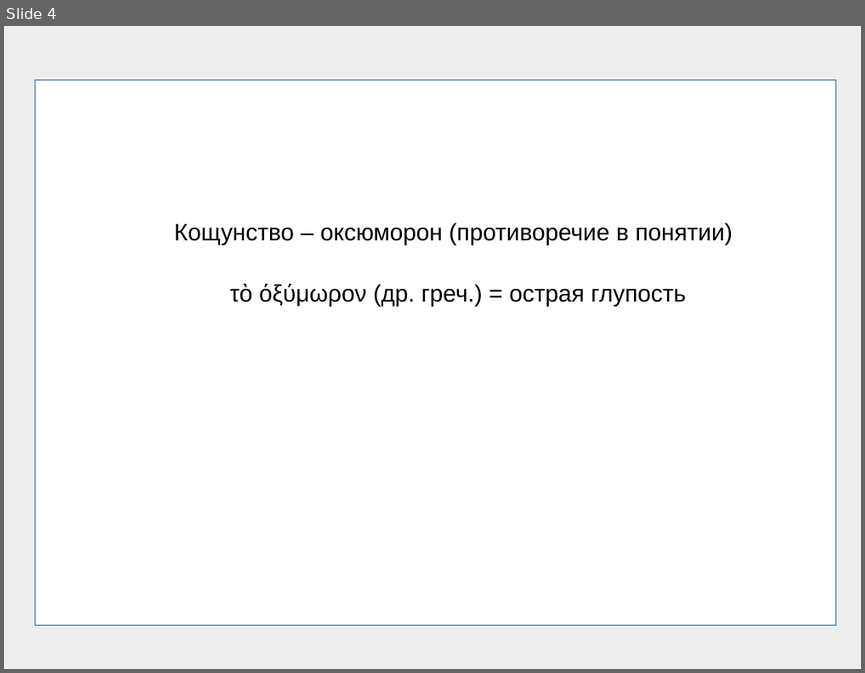
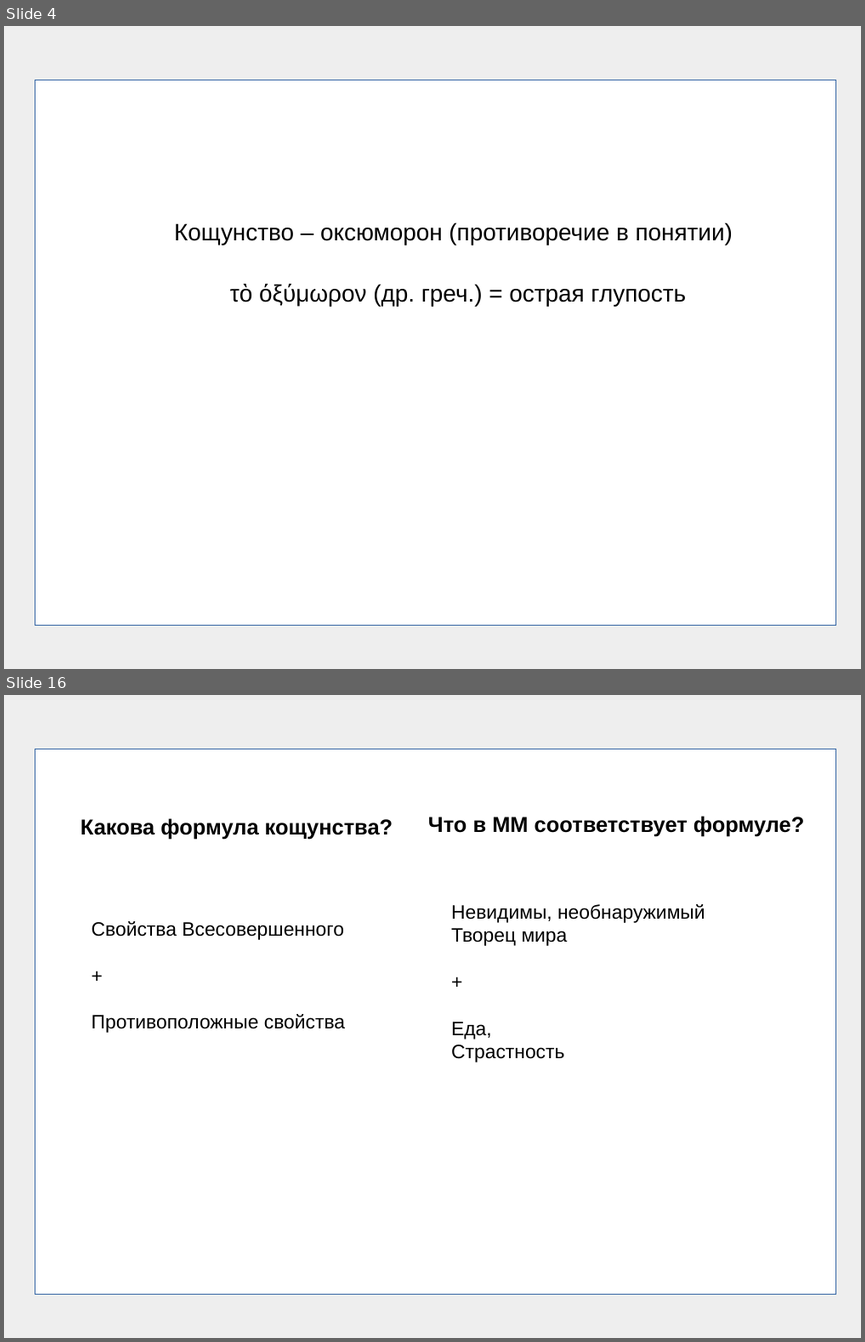
Before and after one commit to frpaul/ob, a slide deck: presentations/blasphemy01.odp. Shown one above the other, each under a label of ours: slide 4 before the commit, slides 4 and 16 after it; the slides between them are not shown. The pictures are 865x673 and 865x1342 pixels, drawn with LibreOffice and Linux fonts; fonts in the diff are those of the drawing. Boxes give left, top, right and bottom in pixels: in the first picture for what was removed or moved away, otherwise in the second. Text is boxed around its words. In the diff, an @@ line names an element or a change of style, - is before the commit and + after.

```diff
--- a/presentations/blasphemy01.odp
+++ b/presentations/blasphemy01.odp
@@ slide 16 added at bbox=[4, 695, 861, 1338], background #EEEEEE @@
@@ rectangle added at bbox=[35, 749, 836, 1293], fill #FFFFFF, outline #3465A4 0 pt @@
@@ text added at bbox=[80, 818, 392, 839], 20 pt, text #000000, bold @@
+Какова формула кощунства?
@@ text added at bbox=[428, 816, 805, 836], 20 pt, text #000000, bold @@
+Что в ММ соответствует формуле?
@@ text added at bbox=[92, 921, 345, 1032], 18 pt, text #000000 @@
+Свойства Всесовершенного
++
+Противоположные свойства
@@ text added at bbox=[451, 904, 705, 1062], 18 pt, text #000000 @@
+Невидимы, необнаружимый
+Творец мира
++
+Еда,
+Страстность
```
Also in this commit, not shown: 3 slides changed, 10 other slides added, 2 slides removed, 5 other files.
